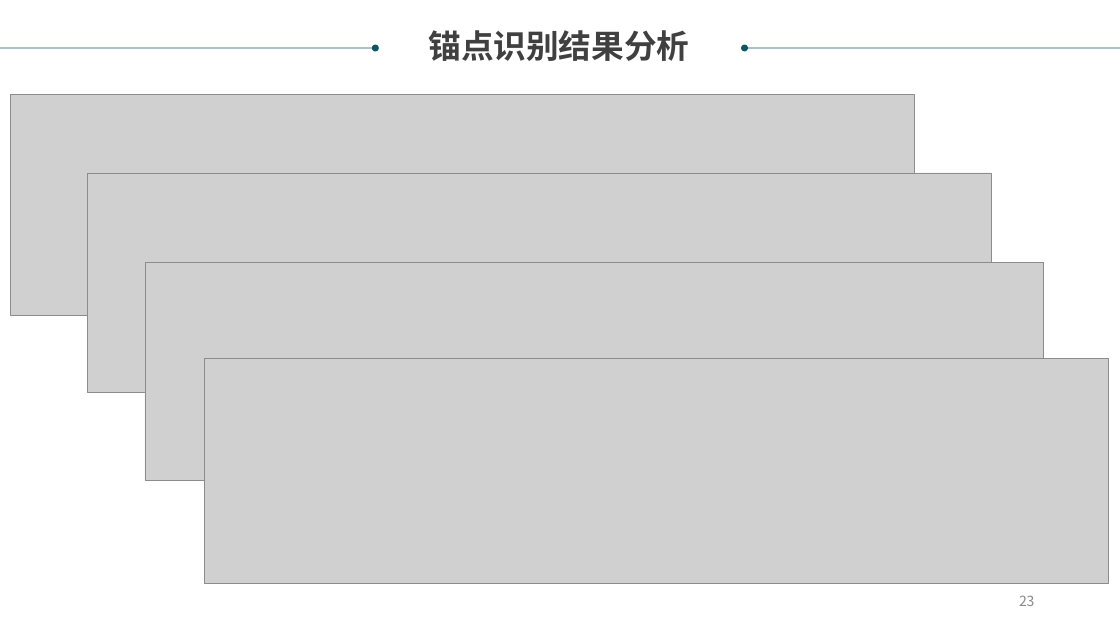
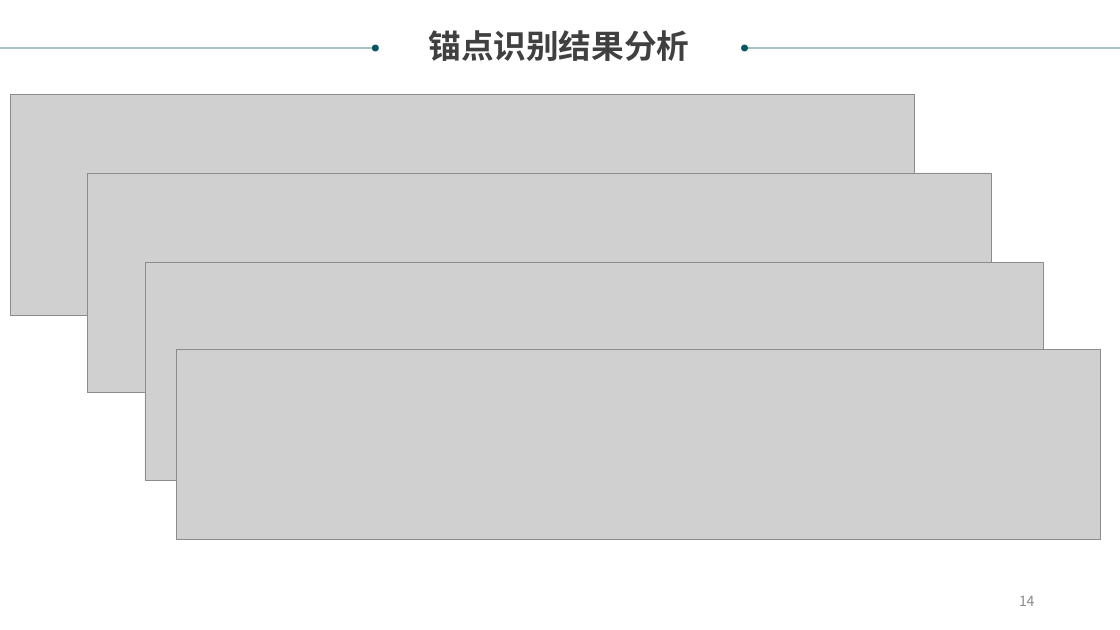
Before and after one commit to xiabo0816/PatTransErrorDetect, a slide deck: slide 14 of documents/翻译锚点识别项目.ppt (slide 23 before the commit). Drawn at 1120x630 pixels with LibreOffice and Linux fonts; fonts in the diff are those of the drawing; grey boxes stand for pictures. Boxes give left, top, right and bottom in pixels: in the first picture for what was removed or moved away, otherwise in the second. Text is boxed around its words. In the diff, an @@ line names an element or a change of style, - is before the commit and + after.

```diff
--- a/documents/翻译锚点识别项目.ppt
+++ b/documents/翻译锚点识别项目.ppt
@@ picture: place and size @@
-picture at [204, 358, 1107, 584]
+picture at [177, 349, 1101, 539]
@@ page number at [1019, 596, 1034, 606]: text changed @@
-23
+14
```
Also in this commit, not shown: 7 other slides changed, 7 slides removed, 10 other files.
